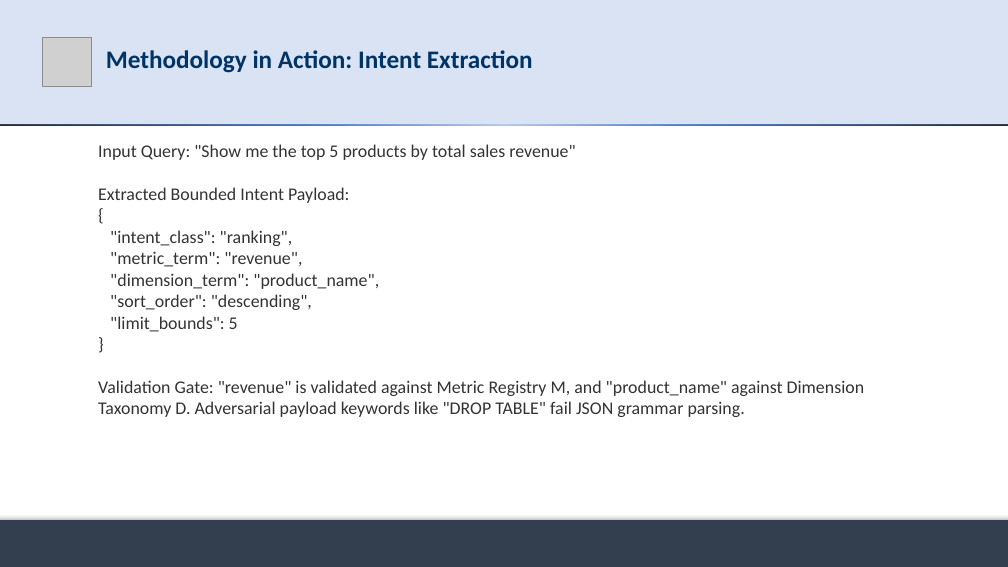
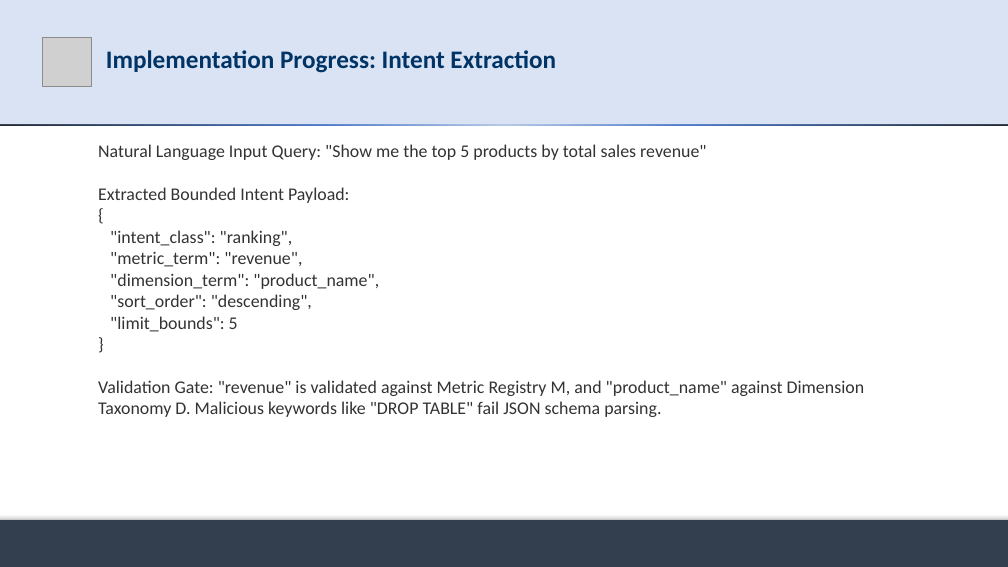
Before and after one commit to md-riaz/AEGIS-Research, a slide deck: slide 12 of docs/scripts/Md_Riaz_Mid_Defense_Final_0322310105101024.pptx (slide 11 before the commit). Drawn at 1008x567 pixels with LibreOffice and Linux fonts; fonts in the diff are those of the drawing; grey boxes stand for pictures. Boxes give left, top, right and bottom in pixels: in the first picture for what was removed or moved away, otherwise in the second. Text is boxed around its words. In the diff, an @@ line names an element or a change of style, - is before the commit and + after.

Commit message:
refactor(presentation): calibrate mid-defense deck with research questions, thesis title, and balanced evaluation claims

```diff
--- a/docs/scripts/Md_Riaz_Mid_Defense_Final_0322310105101024.pptx
+++ b/docs/scripts/Md_Riaz_Mid_Defense_Final_0322310105101024.pptx
@@ title at box(106, 50, 556, 73): text changed @@
-Methodology in Action: Intent Extraction
+Implementation Progress: Intent Extraction
@@ text at box(98, 144, 706, 160): text changed @@
-Input Query: "Show me the top 5 products by total sales revenue"
+Natural Language Input Query: "Show me the top 5 products by total sales revenue"
@@ text at box(98, 380, 865, 417): text changed @@
-Validation Gate: "revenue" is validated against Metric Registry M, and "product_name" against Dimension Taxonomy D. Adversarial payload keywords like "DROP TABLE" fail JSON grammar parsing.
+Validation Gate: "revenue" is validated against Metric Registry M, and "product_name" against Dimension Taxonomy D. Malicious keywords like "DROP TABLE" fail JSON schema parsing.
```
Also in this commit, not shown: 12 other slides changed, 4 slides added, 4 slides removed, 19 other files.
